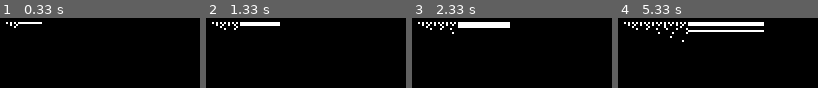
Above: before the commit, frames 1-4 (left to right).
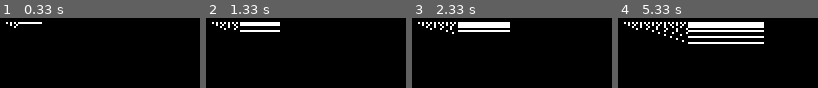
Above: after the commit, the same moments.

Repository: zmaril/AI-Class-Scripts
Game: pygame game, started from primes.py
The game is run twice, just before and just after one commit, with the same random seed, the same clock (stepped at 60 frames per second) and the same inputs. The source is Python 2; it was converted automatically to run under Python 3.
Inputs:
- Up to frame 1 (0.33 s): no input
- Up to frame 2 (1.33 s): no input
- Up to frame 3 (2.33 s): no input
- Up to frame 4 (5.33 s): no input

Frame 1 is identical in both runs. In frame 2, 0.6% of the frame differs, in the area x 11-37%, y 11-20%; in frame 3, 0.8%; in frame 4, 3.5%, in the area x 11-73%, y 11-38%.

Commit message:
Added in some extra stuff. More files. Walkers are fun.

Diff:
--- /dev/null
+++ b/bruteforce.py
@@ -0,0 +1,18 @@
+def next(n): # computes next term in the sequence
+    if n % 2 == 0:
+        return n/2
+    else:
+        return 3*n+1
+
+maxnum = 1
+num = 0
+for i in range(2,1000000):
+    rem = next(i)
+    length = 1
+    while(rem != 1):
+        rem = next(rem)
+        length += 1
+    if length > maxnum:
+        maxnum = length
+        num = i
+print num, maxnum
--- /dev/null
+++ b/collatz.py
@@ -0,0 +1,21 @@
+def next(n): # computes next term in the sequence
+    if n % 2 == 0:
+        return n/2
+    else:
+        return 3*n+1
+
+history = [0,1]
+for i in range(2,1000000):
+    num_terms = 0
+    num = i
+    done = False
+    while num > 1 and not done:
+        num = next(num)
+        if num < len(history): # number has been hit previously,
+            # so the length of the rest of the path is known.
+            num_terms += history[num]
+            done = True
+        num_terms += 1
+    history.append(num_terms)
+
+print history.index(max(history))
--- /dev/null
+++ b/fastcoll.py
@@ -0,0 +1,28 @@
+import time
+
+ulam = { 1: 1 }
+def collatz(n):
+    if not n in ulam:
+        ulam[n] = collatz(3*n+1 if n%2 else n/2) + 1
+    return ulam[n]
+
+max = (0,0)
+limit = raw_input("Enter the Max limit: ")
+limit = int(limit)
+index = raw_input("Enter the starting Number: ")
+index = int(index)
+#limit = 200
+start = time.strftime('%s')
+if index % 2 == 0:
+    for i in range(index+3,limit,2):
+        length = collatz(i)
+        if length > max[1]: max = (i,length)
+else:
+    for i in range(index,limit,2):
+        length = collatz(i)
+        if length > max[1]: max = (i,length)
+
+end = time.strftime('%s')
+time = int(end) - int(start)
+print "(Number, Chain Length) =", max
+print "Time to execute the algorithm =", time ,"Second(s)"
--- a/haiku.py
+++ b/haiku.py
@@ -21,7 +21,7 @@
 sevens= []
 
 def process():
-    for title in ["sense","pride","zola","flatland"]: #Just Zola seems to provide the most Zen haikus.
+    for title in ["pride"]: #["sense","pride","zola","flatland"]: #Just Zola seems to provide the most Zen haikus.
         text = open(title+".txt").read()
         filtered = filter(lambda letter: not letter in ";,'\"\r\n",text)
         sentences=filtered.replace("Mr.","Mr").replace("Mrs.","Mrs").split(".")
@@ -36,7 +36,7 @@
 def newHaiku():
     i = random.randint(0,len(fives)-1)
     j = random.randint(0,len(sevens)-1)
-    k=random.randint(0,len(fives)-1)
+    k = random.randint(0,len(fives)-1)
     while len(fives)>1 and k==i:
         k=random.randint(0,len(fives)-1)
 
--- /dev/null
+++ b/mousechaser.py
@@ -0,0 +1,34 @@
+import pygame
+import random
+
+sizes = 500,250
+screen= pygame.display.set_mode(sizes)
+mouse = pygame.mouse
+running =1
+black= 0,0,0
+white = 255,255,255
+pointsize = 2
+color = 125,125,125
+
+screen.fill(black,(0,0,20,20))
+pygame.display.flip()
+
+def nextColor(n):
+    deviate = random.randint(-6,6)
+    n += deviate
+    if n<=0:
+        n=0
+    if n>=255:
+        n=255
+    return n
+
+while running:
+    print color
+    event =pygame.event.poll()
+    pos = mouse.get_pos()
+    screen.fill(color,(pos[0],pos[1],10,10))
+    pygame.display.flip()
+    if event.type == pygame.QUIT:
+        running = 0
+
+    color = map(nextColor,color)
--- a/primes.py
+++ b/primes.py
@@ -1,23 +1,19 @@
 import pygame
-import sys
 
 sizes = 500,250
 screen= pygame.display.set_mode(sizes)
 running =1
 white= 0,0,0
 black= 255,255,255
+pointsize = 2
 
-pointsize = 2
 for x in range(sizes[0]/pointsize):
     bound = x/2 if x>10 else x
-    rem = x
     #Replace rem with x for whole thing below.
     for y in range(bound):
         color = white
-        if rem >1 and y > 1 and rem%y==0:
+        if x >1 and y > 1 and x%y==0:
             color = black
-            rem = rem /y
-            print rem,y
         screen.fill(color,map(lambda x: pointsize*x,(x,y,(x+pointsize),(y+pointsize))))
         pygame.display.flip()
 
--- /dev/null
+++ b/prob3.py
@@ -0,0 +1,12 @@
+import math
+
+def isPrime(n):
+   return all(n%i!=0 for i in range(2,int(math.sqrt(n))+1))
+
+def prob3():
+    number = 600851475143
+    return max(filter(isPrime, [i for i in range(2,int(math.sqrt(number))+1) if number % i == 0]))
+print prob3()
+
+
+max(filter(lambda n: all(n%i!=0 for i in range(2,n)), [i for i in range(2,600851475143) if number % i == 0]))
--- /dev/null
+++ b/walker.py
@@ -0,0 +1,51 @@
+import pygame
+import random
+
+sizes = 500,250
+screen= pygame.display.set_mode(sizes)
+
+running =1
+black= 0,0,0
+
+
+walker = sizes[0]/2,sizes[1]/2
+walkerFootprint= (5,5)
+color = 125,125,125
+
+
+colorSigma = 6
+walkerSigma = 6
+
+screen.fill(black,(0,0,20,20))
+pygame.display.flip()
+
+def nextColor(n):
+    deviate = random.randint(-colorSigma,colorSigma)
+    n += deviate
+    if n<=0:
+        n=0
+    if n>=255:
+        n=255
+    return n
+
+def moveWalker(walker):
+    x,y = walker
+    x += random.randint(-walkerSigma,walkerSigma)
+    y += random.randint(-walkerSigma,walkerSigma)
+    if x<0: x = 0
+    if x>sizes[0]: x = sizes[0]
+    if y<0: y = 0
+    if y>sizes[1]: y = sizes[1]
+    walker = (x,y)
+    return walker
+
+while running:
+    event =pygame.event.poll()
+    screen.fill(color,(walker[0],walker[1],walkerFootprint[0],walkerFootprint[1]))
+    walker= moveWalker(walker)
+    pygame.display.flip()
+
+    if event.type == pygame.QUIT:
+        running = 0
+
+    color = map(nextColor,color)
--- /dev/null
+++ b/walkersWithClass.py
@@ -0,0 +1,87 @@
+##
+# An example of object oriented programming. This script defines a Walker, which is an colored square which walks around a pygame screen changing colors.
+# IMPORTANT: You probably need a local install of pygame for this to work correctly
+# -Zack Maril, 2011
+##
+
+
+#Import pygame, which handles the graphics, and random, which handles generating the random numbers (6!).
+import pygame
+import random
+
+#Defines the class Walker. The class is nothing more than a wrapper
+class Walker():
+    #The __init__ method is called by python to set everything up for the class. Self is always passed in.
+    # I pass in sizes, the variable which holds the screen size, size, which sets up how large the Walker should be, and
+    # pSig, which is short for pathSigma, a measure of how much the walker deviates each time it is asked to change
+    def __init__(self,sizes,size,pSig,cSig):
+        ##Random starting position
+        self.pos = (random.randint(0,sizes[0]),random.randint(0,sizes[1]))
+
+        ## This is what is used to determine how large the thing actually is.
+        self.footprint = (size,size)
+        #Random starting color
+        self.color = (random.randint(0,255),random.randint(0,255),random.randint(0,255))
+
+        #How much the color deviates
+        self.colorSigma = cSig
+
+        #How much the path deviates
+        self.pathSigma = pSig
+
+    #This is used to increment through the color space safely. If you put in x<0 or x>255 for part of a color tuple, pygame hates you.
+    def nextColor(self,n):
+        deviate = random.randint(-self.colorSigma,self.colorSigma)
+        n += deviate
+        if n<=0:n=0
+        if n>=255:n=255
+        return n
+
+    # draw allows a Walker to draw itself onto the screen.
+    def draw(self,screen):
+        screen.fill(self.color,(self.pos[0],self.pos[1],self.footprint[0],self.footprint[1]))
+        pygame.display.flip()
+
+    # updatePos finds the next values for where the Walker should be based on pathSigma
+    def updatePos(self):
+        x,y= self.pos
+        x += random.randint(-self.pathSigma,self.pathSigma)
+        y += random.randint(-self.pathSigma,self.pathSigma)
+        if x<0: x = 0
+        if x>sizes[0]: x = sizes[0]
+        if y<0: y = 0
+        if y>sizes[1]: y = sizes[1]
+        self.pos = (x,y)
+
+    # nextMove takes the screen and gets the walker to draw itself on that sucker.
+    def nextMove(self,screen):
+        self.updatePos()
+        self.draw(screen)
+        self.color = map(self.nextColor,self.color)
+
+
+# Size of the screen.
+sizes = 500,500
+
+# Set up the screen from the pygame module and save it for later
+screen= pygame.display.set_mode(sizes)
+
+# Used for the while loop
+running =1
+
+# List comprehension to create some walkers. They are of varying sizes to show that you can create different walkers that still do the same basic thing.
+walkers = [Walker(sizes,i,50-i,50-i) for i in range(1,50,10)]
+
+
+# while loop to keep things going
+while running:
+    # Capture the events from pygame
+    event =pygame.event.poll()
+
+    #Stop the loop if one the events is a QUIT action
+    if event.type == pygame.QUIT:
+        running = 0
+
+    #Go through all the walkers and move those bad boys
+    for w in walkers:
+        w.nextMove(screen)
Not shown, changed: euler.pyc
Not shown, changed: haiku.pyc
Not shown, added: primes.pyc
Not shown, added: prob3.pyc
Not shown, added: walkersWithClass.pyc
